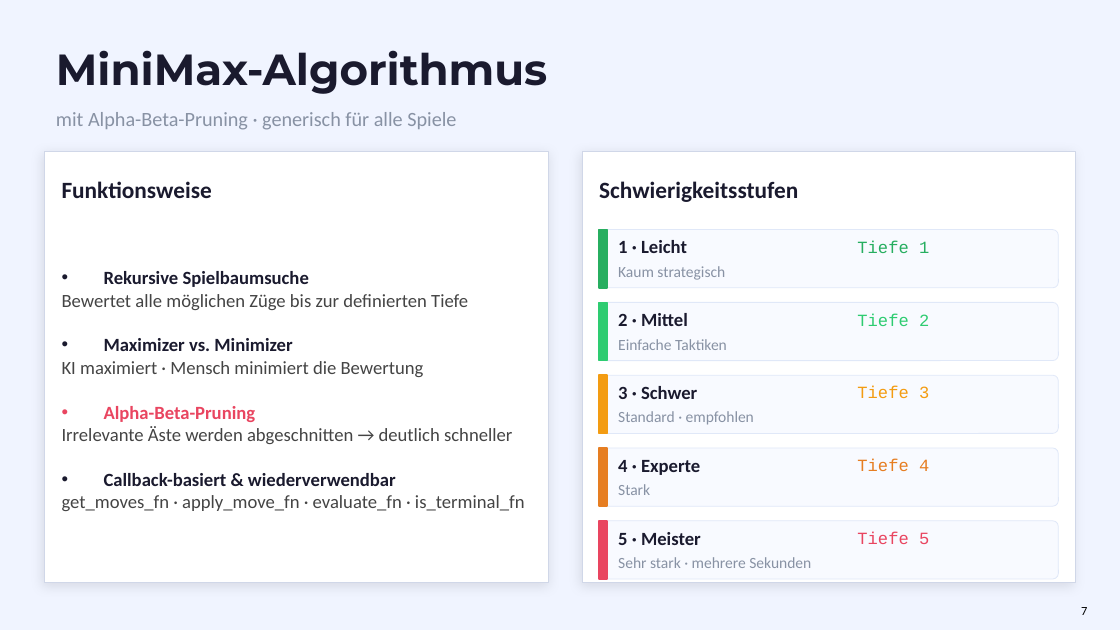
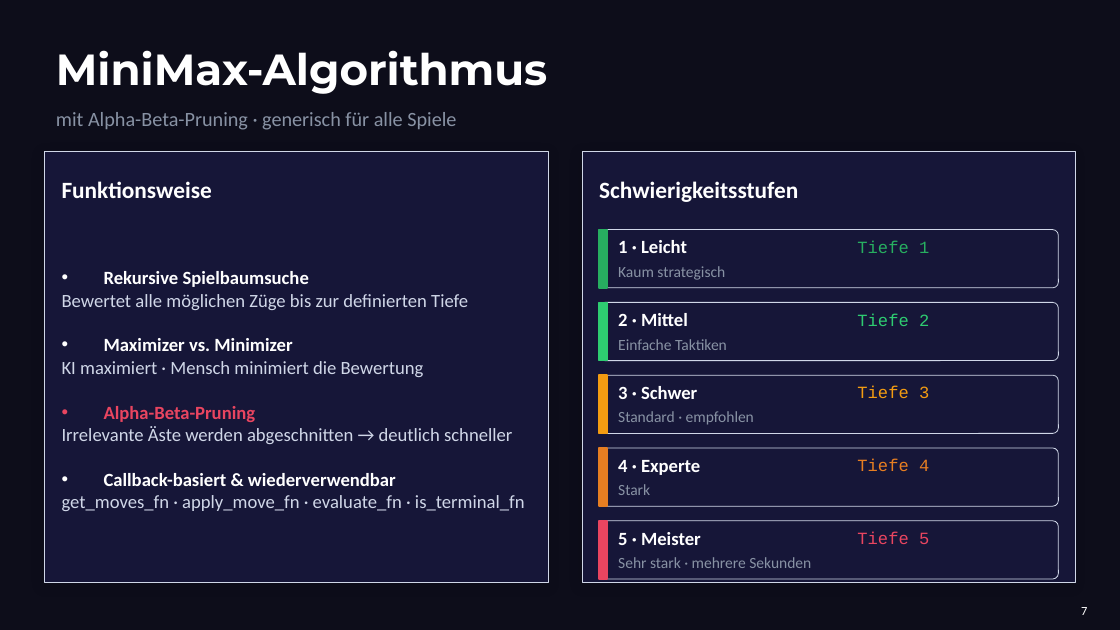
Before and after one commit to Tasterloster/Projekt_berufsschule, a slide deck: slide 7 of Präsentation/Präsentation_Projekt/HHBKTendo_Praesentation_1.pptx. Drawn at 1120x630 pixels with LibreOffice and Linux fonts; fonts in the diff are those of the drawing. Boxes give left, top, right and bottom in pixels: in the first picture for what was removed or moved away, otherwise in the second. Text is boxed around its words. In the diff, an @@ line names an element or a change of style, - is before the commit and + after.

```diff
--- a/Präsentation/Präsentation_Projekt/HHBKTendo_Praesentation_1.pptx
+++ b/Präsentation/Präsentation_Projekt/HHBKTendo_Praesentation_1.pptx
@@ background #F0F4FF to #0D0D1A @@
@@ rectangle at (45, 151, 549, 582): fill #FFFFFF to #161638 @@
@@ rectangle at (582, 151, 1075, 582): fill #FFFFFF to #161638 @@
@@ text at (62, 271, 525, 511): text colour #1A1A2E to #FFFFFF in "Rekursive Spielbaumsuche", "Maximizer vs. Minimizer", "Callback-basiert & wiederverwendbar"; text colour #444444 to #D0D7E8 in "Bewertet alle möglichen Züge bis zur definierten ...", "KI maximiert · Mensch minimiert die Bewertung", "Irrelevante Äste werden abgeschnitten → deutlich schneller", "get_moves_fn · apply_move_fn · evaluate_fn · is_terminal_fn" @@
@@ fill #F8FAFF to #161638; outline #E0E8F8 0.5 pt to #D0D7E8 0.5 pt in 5 elements at (599, 230, 1058, 288), (599, 302, 1058, 361), (599, 375, 1058, 433), (599, 448, 1058, 506), (599, 521, 1058, 579) @@
@@ text colour #1A1A2E to #FFFFFF in 8 elements at (56, 50, 547, 94), (62, 181, 212, 198), (599, 181, 798, 202), (618, 240, 687, 253), (618, 313, 688, 326), (618, 386, 697, 399), (618, 460, 700, 475), (618, 532, 701, 545) @@
@@ text "7" at (1081, 607, 1087, 615): text colour #000000 to #FFFFFF @@
```
Also in this commit, not shown: 20 other slides changed, 1 other file.
